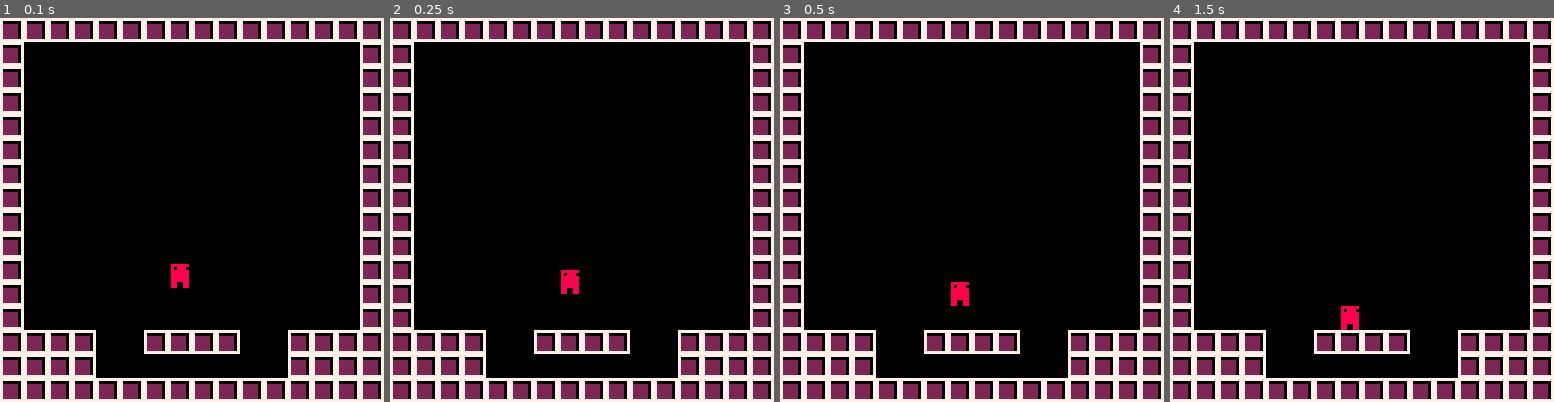
Above: before the commit, frames 1-4 (left to right).
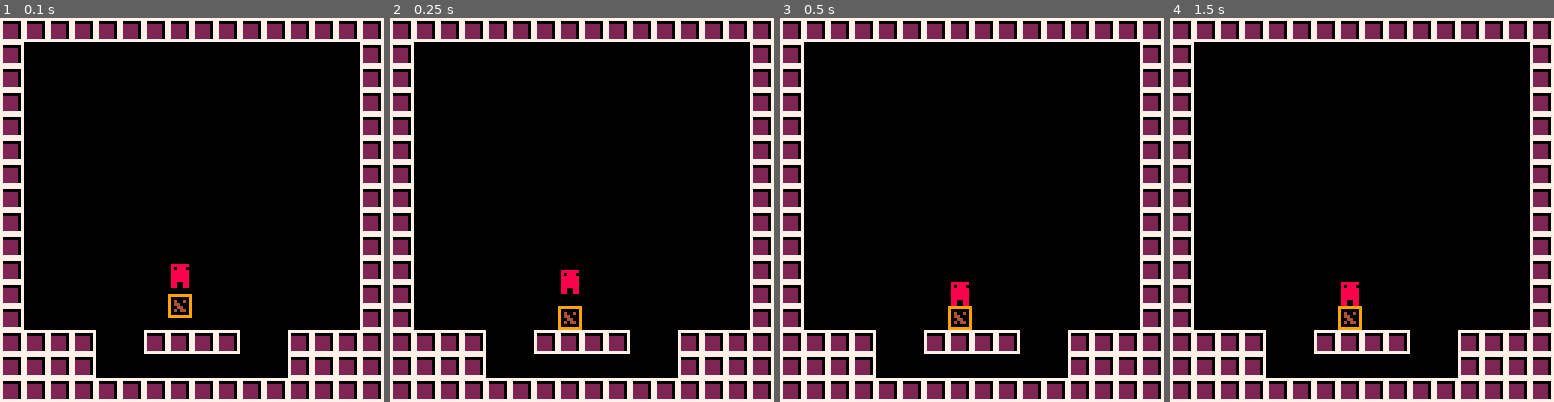
Above: after the commit, the same moments.

Repository: ExOK/Celeste2
Game: PICO-8 cartridge celeste2.p8
The game is run twice, just before and just after one commit, with the same random seed, the same clock (stepped at 60 frames per second) and the same inputs.
Inputs:
- Up to frame 1 (0.1 s): no input
- Up to frame 2 (0.25 s): no input
- Up to frame 3 (0.5 s): no input
- Up to frame 4 (1.5 s): no input

The runs differ from the first frame. In frame 1, 0.2% of the frame differs, in the area x 43-50%, y 71-79%; in frame 2, 0.2%; in frame 3, 0.2%; in frame 4, 0.6%, in the area x 43-50%, y 68-82%.

Commit message:
made a crate

Diff:
--- a/celeste2.p8
+++ b/celeste2.p8
@@ -31,6 +31,22 @@
 #include object.lua
 #include player.lua
 
+crate = {}
+crate.tile = 3
+crate.base = object
+crate.geom = g_solid
+crate.init = function(self)
+	self.spr = self.tile
+end
+crate.update = function(self)
+	if (not self:check_solid()) then
+		self:move_y(1)
+	end
+end
+
+setmetatable(crate, lookup)
+add(types, crate)
+
 -->8
 
 -- gets the tile at the given location in the CURRENT room
@@ -45,22 +61,24 @@
 
 	for i = 0,15 do
 		for j = 0,15 do
-			if (room_tile_at(i, j) == player.tile) then
-				create(player, i * 8, j * 8)
+			for n=1,#types do
+				if (room_tile_at(i, j) == types[n].tile) then
+					create(types[n], i * 8, j * 8)
+				end
 			end
 		end
 	end
 end
 
 __gfx__
-00000000777777770888888000000000000000000000000000000000000000000000000000000000000000000000000000000000000000000000000000000000
-00000000700000070808880000000000000000000000000000000000000000000000000000000000000000000000000000000000000000000000000000000000
-00700700722222070888888000000000000000000000000000000000000000000000000000000000000000000000000000000000000000000000000000000000
-00077000722222070888888000000000000000000000000000000000000000000000000000000000000000000000000000000000000000000000000000000000
-00077000722222070888888000000000000000000000000000000000000000000000000000000000000000000000000000000000000000000000000000000000
-00700700722222070888888000000000000000000000000000000000000000000000000000000000000000000000000000000000000000000000000000000000
-00000000722222070880088000000000000000000000000000000000000000000000000000000000000000000000000000000000000000000000000000000000
-00000000777777770880088000000000000000000000000000000000000000000000000000000000000000000000000000000000000000000000000000000000
+00000000777777770888888099999999000000000000000000000000000000000000000000000000000000000000000000000000000000000000000000000000
+00000000700000070808880090000009000000000000000000000000000000000000000000000000000000000000000000000000000000000000000000000000
+00700700722222070888888090400409000000000000000000000000000000000000000000000000000000000000000000000000000000000000000000000000
+00077000722222070888888090440009000000000000000000000000000000000000000000000000000000000000000000000000000000000000000000000000
+00077000722222070888888090044009000000000000000000000000000000000000000000000000000000000000000000000000000000000000000000000000
+00700700722222070888888090404409000000000000000000000000000000000000000000000000000000000000000000000000000000000000000000000000
+00000000722222070880088090000009000000000000000000000000000000000000000000000000000000000000000000000000000000000000000000000000
+00000000777777770880088099999999000000000000000000000000000000000000000000000000000000000000000000000000000000000000000000000000
 __gff__
 0003000000000000000000000000000000000000000000000000000000000000000000000000000000000000000000000000000000000000000000000000000000000000000000000000000000000000000000000000000000000000000000000000000000000000000000000000000000000000000000000000000000000000
 0000000000000000000000000000000000000000000000000000000000000000000000000000000000000000000000000000000000000000000000000000000000000000000000000000000000000000000000000000000000000000000000000000000000000000000000000000000000000000000000000000000000000000
@@ -76,7 +94,7 @@
 0100000000000000000000000000000100000000000000000000000000000000000000000000000000000000000000000000000000000000000000000000000000000000000000000000000000000000000000000000000000000000000000000000000000000000000000000000000000000000000000000000000000000000
 0100000000000000000000000000000100000000000000000000000000000000000000000000000000000000000000000000000000000000000000000000000000000000000000000000000000000000000000000000000000000000000000000000000000000000000000000000000000000000000000000000000000000000
 0100000000000002000000000000000100000000000000000000000000000000000000000000000000000000000000000000000000000000000000000000000000000000000000000000000000000000000000000000000000000000000000000000000000000000000000000000000000000000000000000000000000000000
-0100000000000000000000000000000100000000000000000000000000000000000000000000000000000000000000000000000000000000000000000000000000000000000000000000000000000000000000000000000000000000000000000000000000000000000000000000000000000000000000000000000000000000
+0100000000000003000000000000000100000000000000000000000000000000000000000000000000000000000000000000000000000000000000000000000000000000000000000000000000000000000000000000000000000000000000000000000000000000000000000000000000000000000000000000000000000000
 0100000000000000000000000000000100000000000000000000000000000000000000000000000000000000000000000000000000000000000000000000000000000000000000000000000000000000000000000000000000000000000000000000000000000000000000000000000000000000000000000000000000000000
 0101010100000101010100000101010100000000000000000000000000000000000000000000000000000000000000000000000000000000000000000000000000000000000000000000000000000000000000000000000000000000000000000000000000000000000000000000000000000000000000000000000000000000
 0101010100000000000000000101010100000000000000000000000000000000000000000000000000000000000000000000000000000000000000000000000000000000000000000000000000000000000000000000000000000000000000000000000000000000000000000000000000000000000000000000000000000000
--- a/object.lua
+++ b/object.lua
@@ -58,7 +58,7 @@
 		ox + self.x + self.hit_x + self.hit_w >= b.x + b.hit_x and
 		oy + self.y + self.hit_y + self.hit_h >= b.y + b.hit_y and
 		ox + self.x + self.hit_x < b.x + b.hit_x + b.hit_w and
-		oy + self.y + self.hit.y < b.y + b.hit_y + b.hit_w
+		oy + self.y + self.hit_y < b.y + b.hit_y + b.hit_w
 end
 
 object.check_solid = function(self, ox, oy)
@@ -75,7 +75,7 @@
 
 	for i=1,#objects do
 		local o = objects[i]
-		if (o.geom == g_solid and o != self and self:overlaps(ox, y)) then
+		if (o.geom == g_solid and o != self and self:overlaps(o, ox, oy)) then
 			return true
 		end
 	end
